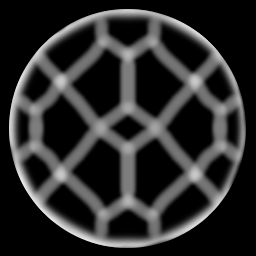
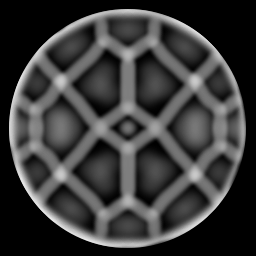
Before/after of a 256 x 256 layered artwork. What changed in the layer stack:
painted on "Paint Layer 2" over [9, 14, 246, 242]
painted on "Paint Layer 1" over [9, 14, 246, 242]
